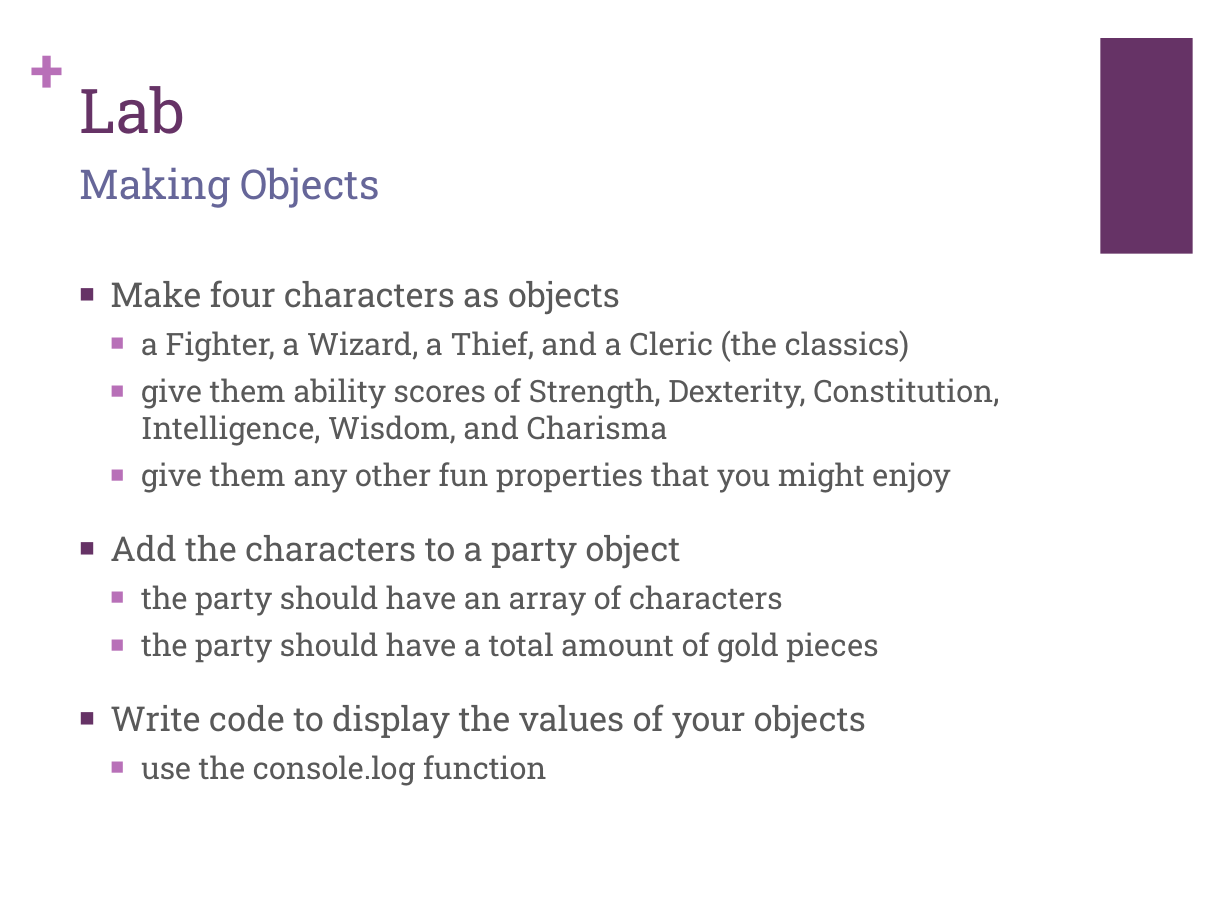
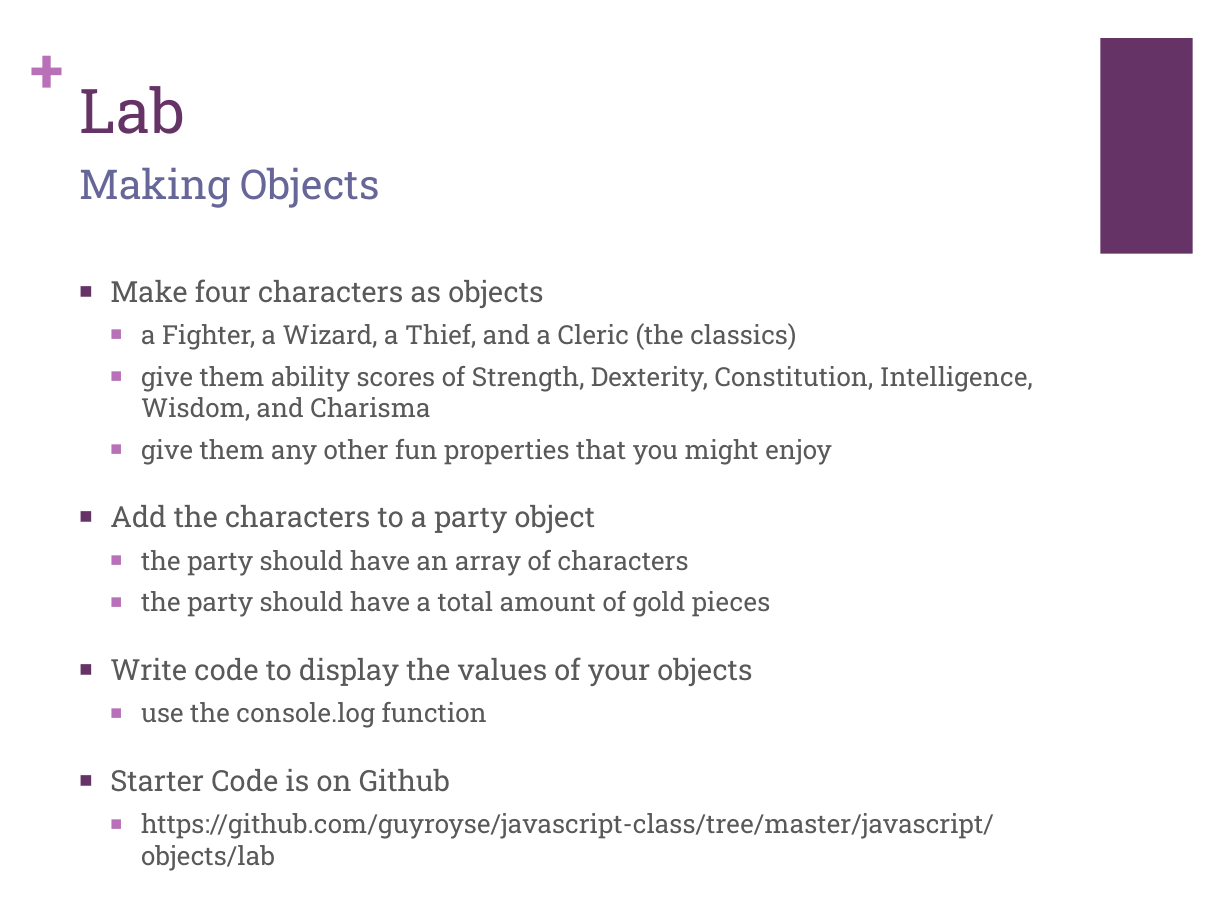
Before and after one commit to guyroyse/javascript-class, a slide deck: slide 23 of javascript/objects/JavaScript Objects.pptx (slide 15 before the commit). Drawn at 1232x924 pixels with LibreOffice and Linux fonts; fonts in the diff are those of the drawing. Boxes give left, top, right and bottom in pixels: in the first picture for what was removed or moved away, otherwise in the second. Text is boxed around its words. In the diff, an @@ line names an element or a change of style, - is before the commit and + after.

Commit message:
Updated presentation for arrays

```diff
--- a/javascript/objects/JavaScript Objects.pptx
+++ b/javascript/objects/JavaScript Objects.pptx
@@ text at [110,279,1033,728]: size 20 to 17 pt in "Make four characters as objects", "Add the characters to a party object", "Write code to display the values of ..."; size 18 to 15.3 pt in "a Fighter, a Wizard, a Thief, and ...", "give them ability scores of Strength, Dexterity, ...", "give them any other fun properties that ...", "the party should have an array of ..." and 2 more places @@
@@ text at [110,769,994,839]: paragraphs added @@
+■ Starter Code is on Github
+  ■ https://github.com/guyroyse/javascript-class/tree/master/javascript/objects/lab
```
Also in this commit, not shown: 8 slides added.
